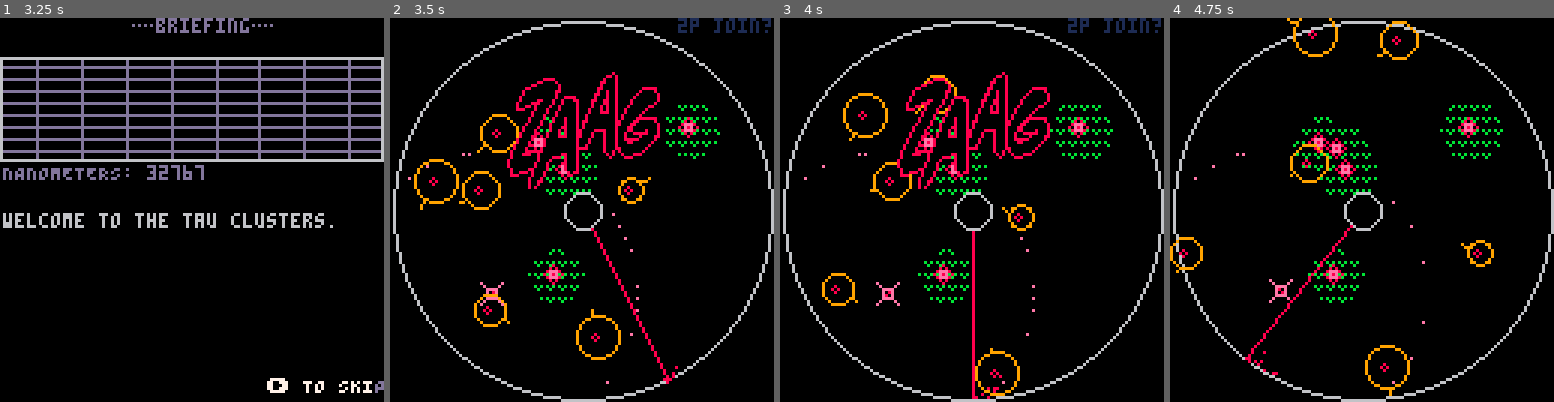
Above: before the commit, frames 1-4 (left to right).
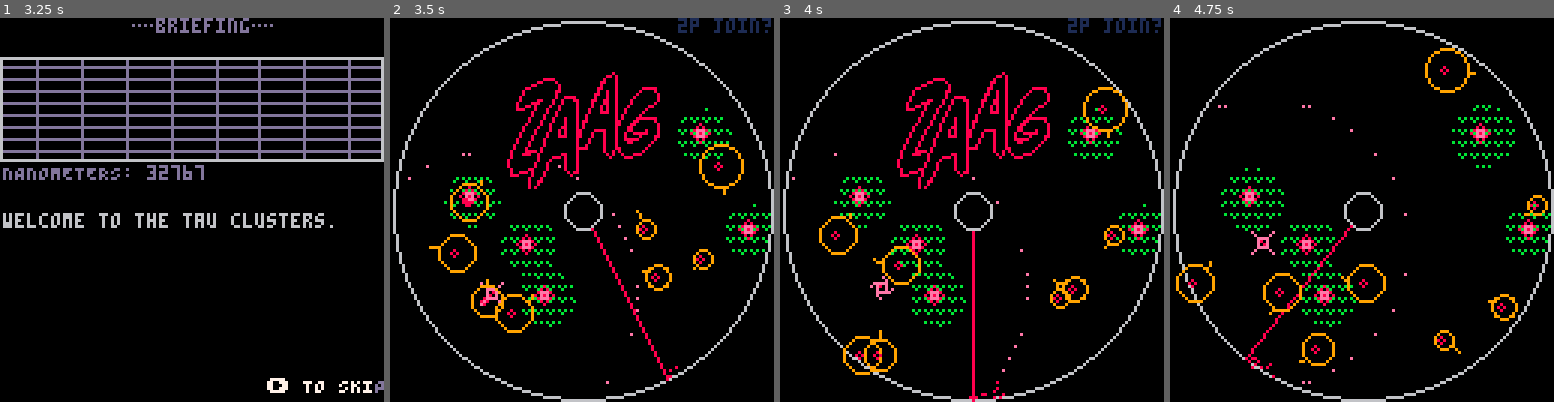
Above: after the commit, the same moments.

Repository: caseylabrack/laser
Game: PICO-8 cartridge zaag.p8
Same seed, same stepped clock (60 frames per second), same inputs: the game is played once before the commit and once after it.
Inputs:
- Up to frame 1 (3.25 s): tap X (X key) at 0.33, 0.7, 1.43, 2.58, 3.1 s; tap O (Z key) at 1.07, 1.8, 2.43, 3.07 s; hold Right from 2.33 s (still down)
- Up to frame 2 (3.5 s): release Right at 3.33 s; hold Right from 3.38 s (still down)
- Up to frame 3 (4 s): keep holding Right; tap X (X key) at 3.62 s; tap O (Z key) at 3.7 s
- Up to frame 4 (4.75 s): tap X (X key) at 4.13, 4.65 s; release Right at 4.22 s; hold Up 4.27-4.67 s; tap O (Z key) at 4.33 s; hold Right from 4.72 s (still down)

Frame 1 is identical in both runs. In frame 2, 5.3% of the frame differs, in the area x 6-100%, y 22-96%; in frame 3, 5.7%; in frame 4, 6.5%, in the area x 0-100%, y 0-99%.

Commit message:
saving tokens

Diff:
--- a/zaag.p8
+++ b/zaag.p8
@@ -6,6 +6,8 @@
 
 --todo:
 -- deepest high score
+-- boss fight safe zone isn't paused during reprise?
+-- transition to outro doesn't fade?
 -- token optimization: multiline cprint?
 
 --😐:
@@ -32,13 +34,10 @@
 cp=dp--current pallete
 tick,sleep,shake=0,0,0
 pthrusting=false --was anybody making the thrust noise last frame?
---seconds,minutes=0,0
 
 --properties shared by p1 and p2
 charge,fullcharge,hopfail,hopfailtick=460,460,false,0
-gun=0 gunfull=240 gunfail=false gunfailtick=0
-
---difficulty:1 easy,2 med,3 hard
+gun,gunfull,gunfail=0,240,false gunfailtick=0
 
 --[[coroutines:
   wipe
@@ -366,7 +365,7 @@
 
 		--player vs. boss
 		if boss.enabled and touching(p,boss.floor) then
-				died(p,boss)
+			died(p,boss)
 		end
 
 		--laser/player collision
@@ -494,7 +493,6 @@
 --level win
 if ps[1].enabled or ps[2].enabled then
 	if #rs==0 and #fs==0 and boss.enabled==false and state=="running" then
-		state="wiping"
 		extralives=mulligans
 		ps[1].thrusting,ps[2].thrusting=false,false
 		pthrusting=false
@@ -505,7 +503,6 @@
 		makelvl()
 		wipe=cocreate(wipe_anim)
 		state="wipe"
---		music(-1,100)
 	end
 end
 
@@ -525,7 +522,6 @@
 
 function died(player,cause)
 	if state~="running" then return end
---	sfx(2,-2)
 	sfx(13)
 	shake+=20
 	if player.enabled then
@@ -852,17 +848,7 @@
 			c-=1
 			if c>0 then goto continue end
 			if unit=="roids" then
-				local r={}
-				local a=aim_away(.25,.25)
-				local d=rnd(64-24)+12
-				r.x=64+cos(a)*d r.y=64+sin(a)*d
-				local to_p=atan2(ps[1].x-r.x,ps[1].y-r.y)
-				local a2=aim_away(to_p,.25)
-				local spd=(rnd(1.25)+.5)/2
-				r.dx=cos(a2)*spd r.dy=sin(a2)*spd
-				r.r=3+rnd(8-3) r.enabled=true
-				r.hit=-10
-				add(rs,r)
+				newzoid()
 				sfx(6)
 				if #rs==num then break end
 			end
@@ -887,39 +873,7 @@
 				if #hs==num then break end
 			end
 			if unit=="flowers" then
-				local f={}
-				f.tick,f.max=flr(rnd(10)),4
-				f.growgoal=45 --grow rate
-				f.br=(150+flr(rnd(100)))*2 --bud rate
-				local r={}
-				r.growcount=-rnd(60) r.hit=-100
-				c=0
-				local invalid=true
-				while invalid and c<100 do
-					c+=1
-					invalid=false
-					--spawn far enough from center
-					--so that it can grow to full size
-					--and spawn within bounds obvsly
-					local d=18+rnd(63-18)
-					--away from player
-					local a=aim_away(.25,.25)
-					r.x,r.y,r.r=64+cos(a)*d,64+sin(a)*d,9
-					--don't overlap other flora
-					for florasystem in all(fs) do
-						for flora in all(florasystem) do
-							if touching(flora,r) then
-								invalid=true
-								goto continuefloraspawn
-							end
-						end
-					end
-					::continuefloraspawn::
-				end
-				if c!=100 then
-					add(f,r)
-					add(fs,f)
-				end
+				newflora()
 				sfx(8)
 				if #fs==num then break end
 			end
@@ -1704,36 +1658,20 @@
 	h:spawn()
 	add(hs,h)
 	for i=1,5 do
-		local f={}
-		f.tick,f.max=flr(rnd(100)),12
-		f.growgoal=240 --grow rate
-		f.br=1000 --bud rate
-		local r={}
-		local d,a=12+rnd(63-24),rnd()
-		r.x=64+cos(a)*d r.y=64+sin(a)*d r.r=9
-		r.growcount=rnd(f.growgoal) r.hit=-100
-		add(f,r)
-		add(fs,f)
-	end
-	local z=flr(rnd(10))+3
+		newflora()
+	end
+	local z=rndr(3,10)
 	for i=1,z do
-		local r,a,d={},rnd(),rnd(64-24)+12
-		r.x,r.y=64+cos(a)*d,64+sin(a)*d
-		local a2,spd=rnd(),(rnd(1.25)+.5)/2
-		r.dx,r.dy=cos(a2)*spd,sin(a2)*spd
-		r.r,r.enabled,r.hit=3+rnd(8-3),true,-10
-		add(rs,r)
+		newzoid()
 	end
 end
 
 function _titleupdate()
-
 	title⧗+=1
-
 	if title⧗>60 then
 		if btnp(➡️) then
 			sfx(37,-2)
-			lvl=12
+			lvl=0
 			makelvl()
 			extralives=mulligans
 			state="wipe"
@@ -1991,6 +1928,56 @@
 				palt()
 			end,
 		},{__index=_ENV})
+end
+
+function newflora()
+	local f={}
+	f.tick,f.max=flr(rnd(10)),4
+	f.growgoal=45 --grow rate
+	f.br=(150+flr(rnd(100)))*2 --bud rate
+	local r={}
+	r.growcount=-rnd(60) r.hit=-100
+	c=0
+	local invalid=true
+	while invalid and c<100 do
+		c+=1
+		invalid=false
+		--spawn far enough from center
+		--so that it can grow to full size
+		--and spawn within bounds obvsly
+		local d=18+rnd(63-18)
+		--away from player
+		local a=aim_away(.25,.25)
+		r.x,r.y,r.r=64+cos(a)*d,64+sin(a)*d,9
+		--don't overlap other flora
+		for florasystem in all(fs) do
+			for flora in all(florasystem) do
+				if touching(flora,r) then
+					invalid=true
+					goto continuefloraspawn
+				end
+			end
+		end
+		::continuefloraspawn::
+	end
+	if c!=100 then
+		add(f,r)
+		add(fs,f)
+	end
+end
+
+function newzoid()
+	local r={}
+	local a=aim_away(.25,.25)
+	local d=rnd(64-24)+12
+	r.x=64+cos(a)*d r.y=64+sin(a)*d
+	local to_p=atan2(ps[1].x-r.x,ps[1].y-r.y)
+	local a2=aim_away(to_p,.25)
+	local spd=(rnd(1.25)+.5)/2
+	r.dx=cos(a2)*spd r.dy=sin(a2)*spd
+	r.r=3+rnd(8-3) r.enabled=true
+	r.hit=-10
+	add(rs,r)
 end
 
 --misc animations
Not shown, changed: the thumbnail (__label__) section of zaag.p8
